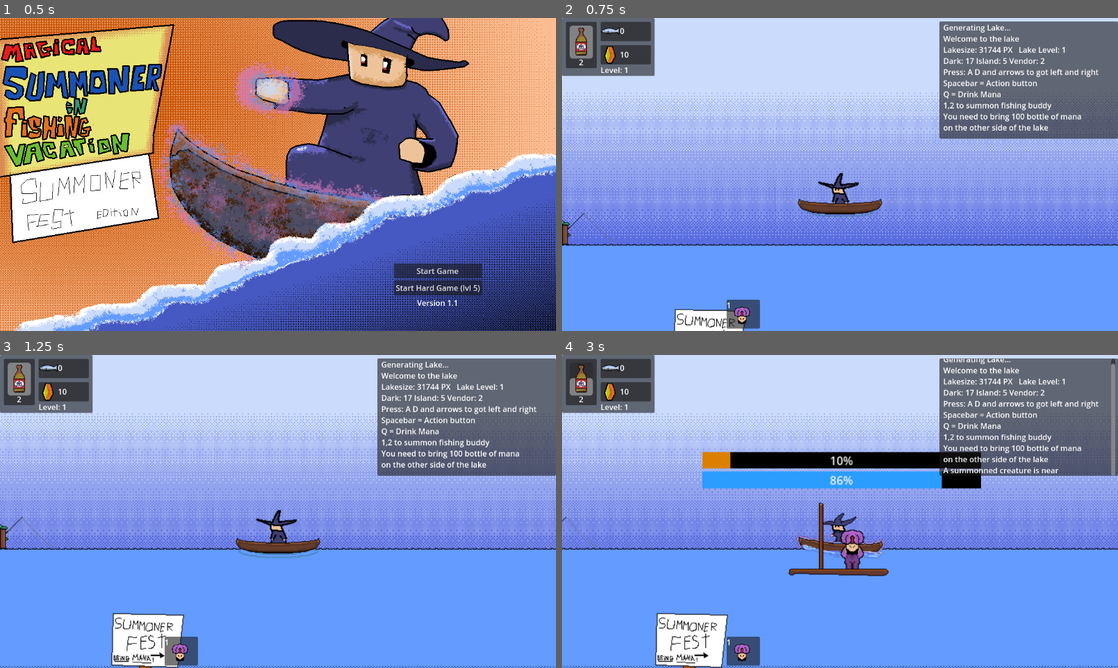
Above: before the commit, frames 1-4 (two rows, left to right).
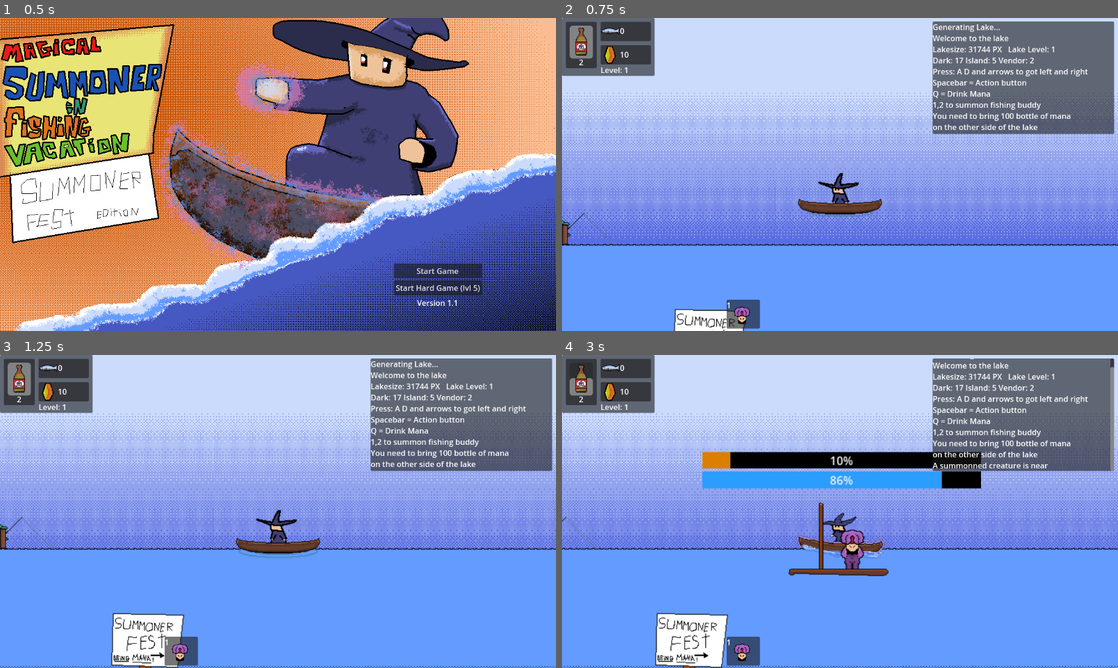
Above: after the commit, the same moments.

Repository: acsid/msummoner
Game: Godot game, scene res://main_menu.tscn
Same seed, same stepped clock (60 frames per second), same inputs: the game is played once before the commit and once after it.
Inputs:
- Up to frame 1 (0.5 s): no input
- Up to frame 2 (0.75 s): click "Start Game" at 0.5 s
- Up to frame 3 (1.25 s): no input
- Up to frame 4 (3 s): tap Enter at 1.25 s; hold Right (ui_right) 1.28-2.78 s; tap 1 (summon1) at 1.35, 2.3 s; tap 2 (summon2) at 1.55, 2.1 s; hold Left (ui_left) from 2.78 s (still down); hold Space (cast) from 2.78 s (still down)

Frame 1 is identical in both runs. In frame 2, 3.6% of the frame differs, in the area x 66-100%, y 1-39%; in frame 3, 3.6%; in frame 4, 4.5%.

Commit message:
info log tweak

Diff:
--- a/ui/mainui.gd
+++ b/ui/mainui.gd
@@ -12,8 +12,8 @@
 func addinfo(text = ""):
 	print(text)
 	$info.visible = true
-	$info/Panel/RichTextLabel.newline()
-	$info/Panel/RichTextLabel.text += "\n" + text
+	#$info/Panel/RichTextLabel.newline()
+	%infoLog.text += "\n" + text
 	$Hideinfo.start(15)
 
 
--- a/ui/mainui.tscn
+++ b/ui/mainui.tscn
@@ -176,9 +176,10 @@
 anchor_top = 0.5
 anchor_right = 1.0
 anchor_bottom = 0.5
-offset_left = -370.0
+offset_left = -384.0
 offset_top = -317.0
-offset_bottom = -74.0
+offset_right = -8.0
+offset_bottom = -84.0
 grow_horizontal = 0
 grow_vertical = 2
 size_flags_horizontal = 4
@@ -187,17 +188,13 @@
 layout_mode = 2
 size_flags_horizontal = 4
 
-[node name="RichTextLabel" type="RichTextLabel" parent="info/Panel"]
-layout_mode = 1
-anchors_preset = 8
-anchor_left = 0.5
-anchor_top = 0.5
-anchor_right = 0.5
-anchor_bottom = 0.5
-offset_left = -177.0
-offset_top = -120.5
-offset_right = 179.0
-offset_bottom = 121.5
+[node name="infoLog" type="RichTextLabel" parent="info/Panel"]
+unique_name_in_owner = true
+layout_mode = 2
+anchor_bottom = 0.828
+offset_left = -188.0
+offset_right = 188.0
+offset_bottom = 40.076
 grow_horizontal = 2
 grow_vertical = 2
 text = "Generating Lake..."
